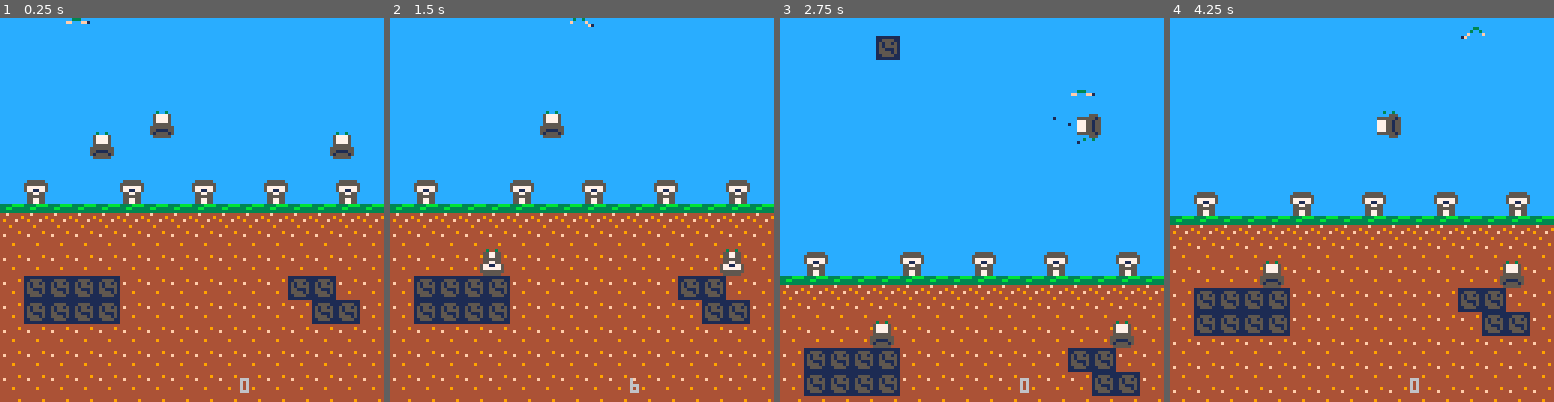
Above: before the commit, frames 1-4 (left to right).
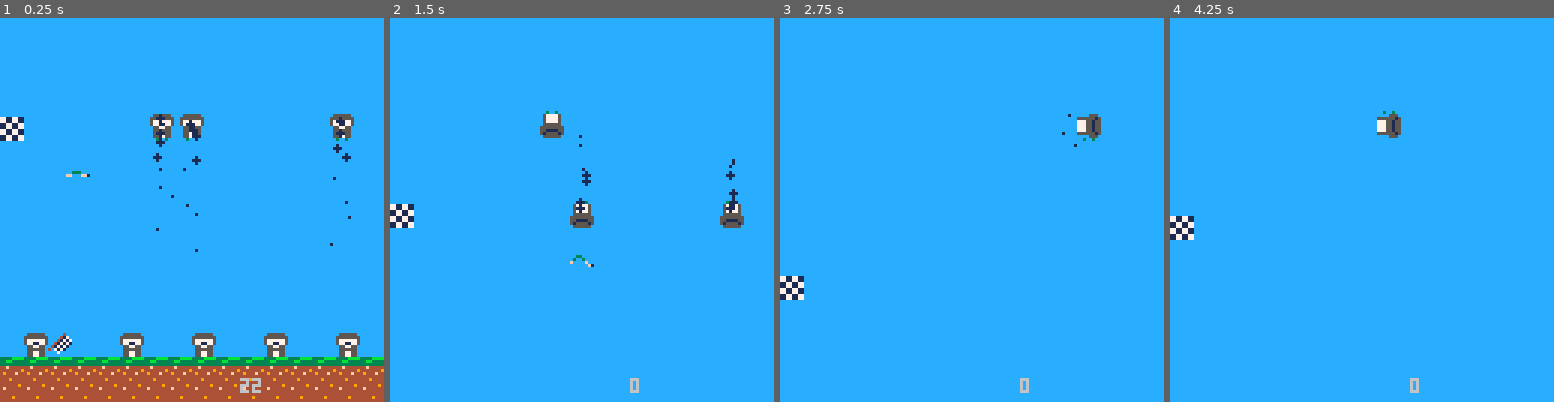
Above: after the commit, the same moments.

Repository: Mastoast/LDJam48
Game: PICO-8 cartridge ld48.p8
The game is run twice, just before and just after one commit, with the same random seed, the same clock (stepped at 60 frames per second) and the same inputs.
Inputs:
- Up to frame 1 (0.25 s): no input
- Up to frame 2 (1.5 s): no input
- Up to frame 3 (2.75 s): hold Right 1.6-2.1 s; hold Up 2.15-2.42 s; hold Right from 2.47 s (still down)
- Up to frame 4 (4.25 s): release Right at 3.03 s; hold Left 3.08-3.58 s; hold Down 3.63-3.97 s; hold Right from 4.02 s (still down)

The runs differ from the first frame. In frame 1, 47% of the frame differs, in the area x 0-100%, y 0-100%; in frame 2, 53%; in frame 3, 35%; in frame 4, 50%.

Commit message:
ADD Paterns

Diff:
--- a/ld48.p8
+++ b/ld48.p8
@@ -141,38 +141,38 @@
 0000000100000000000000000000000000000000000000000000000000000000000000000000000000000000000000000000000000000000000000000000000000000000000000000000000000000000000000000000000000000000000000000000000000000000000000000000000000000000000000000000000000000000
 0000000000000000000000000000000000000000000000000000000000000000000000000000000000000000000000000000000000000000000000000000000000000000000000000000000000000000000000000000000000000000000000000000000000000000000000000000000000000000000000000000000000000000
 __map__
-0000000003000000000000000000000000000000000000000000000000000000000000000000000000000000000000000000000000000000000000000000000000000000000000000000000000000000000000000000000000000000000000000000000000000000000000000000000000000000000000000000000000000000
-0000000000000000000000000000000000000000000000000000000000000000000000000000000000000000000000000000000000000000000000000000000000000000000000000000000000000000000000000000000000000000000000000000000000000000000000000000000000000000000000000000000000000000
-0000000000000000000000000000000000000000000000000000000000000000000000000000000000000000000000000000000000000000000000000000000000000000000000000000000000000000000000000000000000000000000000000000000000000000000000000000000000000000000000000000000000000000
-0000000000000000000000000000000000000000000000000000000000000000000000000000000000000000000000000000000000000000000000000000000000000000000000000000000000000000000000000000000000000000000000000000000000000000000000000000000000000000000000000000000000000000
-0000000000000000000000000000000000000000000000000000000000000000000000000000000000000000000000000000000000000000000000000000000000000000000000000000000000000000000000000000000000000000000000000000000000000000000000000000000000000000000000000000000000000000
-0000000000000000000000000000000000000000000000000000000000000000000000000000000000000000000000000000000000000000000000000000000000000000000000000000000000000000000000000000000000000000000000000000000000000000000000000000000000000000000000000000000000000000
-0000000000000000000000000000000000000000000000000000000000000000000000000000000000000000000000000000000000000000000000000000000000000000000000000000000000000000000000000000000000000000000000000000000000000000000000000000000000000000000000000000000000000000
-0000000000000000000000000000000000000000000000000000000000000000000000000000000000000000000000000000000000000000000000000000000000000000000000000000000000000000000000000000000000000000000000000000000000000000000000000000000000000000000000000000000000000000
-0000000000000000000000000000000000000000000000000000000000000000000000000000000000000000000000000000000000000000000000000000000000000000000000000000000000000000000000000000000000000000000000000000000000000000000000000000000000000000000000000000000000000000
-0010000000100000100000100000100000000000000000000000000000000000000000000000000000000000000000000000000000000000000000000000000000000000000000000000000000000000000000000000000000000000000000000000000000000000000000000000000000000000000000000000000000000000
-0202020202020202020202020202020202000000000000000000000000000000000000000000000000000000000000000000000000000000000000000000000000000000000000000000000000000000000000000000000000000000000000000000000000000000000000000000000000000000000000000000000000000000
-0101010101010101010101010101010101000000000000000000000000000000000000000000000000000000000000000000000000000000000000000000000000000000000000000000000000000000000000000000000000000000000000000000000000000000000000000000000000000000000000000000000000000000
-0101010101010101010101010101010101000000000000000000000000000000000000000000000000000000000000000000000000000000000000000000000000000000000000000000000000000000000000000000000000000000000000000000000000000000000000000000000000000000000000000000000000000000
-0103030303010101010101010303010101000000000000000000000000000000000000000000000000000000000000000000000000000000000000000000000000000000000000000000000000000000000000000000000000000000000000000000000000000000000000000000000000000000000000000000000000000000
-0103030303010101010101010103030101000000000000000000000000000000000000000000000000000000000000000000000000000000000000000000000000000000000000000000000000000000000000000000000000000000000000000000000000000000000000000000000000000000000000000000000000000000
-0101010101010101010101010101010101000000000000000000000000000000000000000000000000000000000000000000000000000000000000000000000000000000000000000000000000000000000000000000000000000000000000000000000000000000000000000000000000000000000000000000000000000000
-0101010101010101010101010101010101000000000000000000000000000000000000000000000000000000000000000000000000000000000000000000000000000000000000000000000000000000000000000000000000000000000000000000000000000000000000000000000000000000000000000000000000000000
-0101010101010101010101010101010101000000000000000000000000000000000000000000000000000000000000000000000000000000000000000000000000000000000000000000000000000000000000000000000000000000000000000000000000000000000000000000000000000000000000000000000000000000
-0101010101010101010101010101010101000000000000000000000000000000000000000000000000000000000000000000000000000000000000000000000000000000000000000000000000000000000000000000000000000000000000000000000000000000000000000000000000000000000000000000000000000000
-0101010101010101010101010101010101000000000000000000000000000000000000000000000000000000000000000000000000000000000000000000000000000000000000000000000000000000000000000000000000000000000000000000000000000000000000000000000000000000000000000000000000000000
-0101010101010101010101010101010101000000000000000000000000000000000000000000000000000000000000000000000000000000000000000000000000000000000000000000000000000000000000000000000000000000000000000000000000000000000000000000000000000000000000000000000000000000
-0101010101010101010101010101010101000000000000000000000000000000000000000000000000000000000000000000000000000000000000000000000000000000000000000000000000000000000000000000000000000000000000000000000000000000000000000000000000000000000000000000000000000000
-0101010101010101010101010101010101000000000000000000000000000000000000000000000000000000000000000000000000000000000000000000000000000000000000000000000000000000000000000000000000000000000000000000000000000000000000000000000000000000000000000000000000000000
-0101010101010101010101010101010101000000000000000000000000000000000000000000000000000000000000000000000000000000000000000000000000000000000000000000000000000000000000000000000000000000000000000000000000000000000000000000000000000000000000000000000000000000
-0101010101010101010101010101010101000000000000000000000000000000000000000000000000000000000000000000000000000000000000000000000000000000000000000000000000000000000000000000000000000000000000000000000000000000000000000000000000000000000000000000000000000000
-0101010101010101010101010101010101000000000000000000000000000000000000000000000000000000000000000000000000000000000000000000000000000000000000000000000000000000000000000000000000000000000000000000000000000000000000000000000000000000000000000000000000000000
-0101010101010101010101010101010101000000000000000000000000000000000000000000000000000000000000000000000000000000000000000000000000000000000000000000000000000000000000000000000000000000000000000000000000000000000000000000000000000000000000000000000000000000
-0101010101010101010101010101010101000000000000000000000000000000000000000000000000000000000000000000000000000000000000000000000000000000000000000000000000000000000000000000000000000000000000000000000000000000000000000000000000000000000000000000000000000000
-0101010101010101010101010101010101000000000000000000000000000000000000000000000000000000000000000000000000000000000000000000000000000000000000000000000000000000000000000000000000000000000000000000000000000000000000000000000000000000000000000000000000000000
-0101010101010101010101010101010101000000000000000000000000000000000000000000000000000000000000000000000000000000000000000000000000000000000000000000000000000000000000000000000000000000000000000000000000000000000000000000000000000000000000000000000000000000
-0101010101010101010101010101010101000000000000000000000000000000000000000000000000000000000000000000000000000000000000000000000000000000000000000000000000000000000000000000000000000000000000000000000000000000000000000000000000000000000000000000000000000000
-0101010101010101010101010101010101000000000000000000000000000000000000000000000000000000000000000000000000000000000000000000000000000000000000000000000000000000000000000000000000000000000000000000000000000000000000000000000000000000000000000000000000000000
+0400000000000000000000000000000004010101010101010101010101010103000000000000000000000000000000000000000000000000000000000000000000000000000000000000000000000000000000000000000000000000000000000000000000000000000000000000000000000000000000000000000000000000
+0000000000000000000000000000000001010101010101010101010101010103000000000000000000000000000000000000000000000000000000000000000000000000000000000000000000000000000000000000000000000000000000000000000000000000000000000000000000000000000000000000000000000000
+0000000000000000000000000000000003030301010303030101030303010103000000000000000000000000000000000000000000000000000000000000000000000000000000000000000000000000000000000000000000000000000000000000000000000000000000000000000000000000000000000000000000000000
+0000000000000000000000000000000001010101010101010101010101010101000000000000000000000000000000000000000000000000000000000000000000000000000000000000000000000000000000000000000000000000000000000000000000000000000000000000000000000000000000000000000000000000
+0000000000000000000000000000000001010101010101010101010101010101000000000000000000000000000000000000000000000000000000000000000000000000000000000000000000000000000000000000000000000000000000000000000000000000000000000000000000000000000000000000000000000000
+0000000000000000000000000000000001010101010101010101010101010103000000000000000000000000000000000000000000000000000000000000000000000000000000000000000000000000000000000000000000000000000000000000000000000000000000000000000000000000000000000000000000000000
+0000000000000000000000000000000001010101030303030301010101030303000000000000000000000000000000000000000000000000000000000000000000000000000000000000000000000000000000000000000000000000000000000000000000000000000000000000000000000000000000000000000000000000
+0000000000000000000000000000000001010101010101010101010101010103000000000000000000000000000000000000000000000000000000000000000000000000000000000000000000000000000000000000000000000000000000000000000000000000000000000000000000000000000000000000000000000000
+0000000000000000000000000000000001010101010101010101010101010101000000000000000000000000000000000000000000000000000000000000000000000000000000000000000000000000000000000000000000000000000000000000000000000000000000000000000000000000000000000000000000000000
+0010050000100000100000100000100001010101010101010101010101010101000000000000000000000000000000000000000000000000000000000000000000000000000000000000000000000000000000000000000000000000000000000000000000000000000000000000000000000000000000000000000000000000
+0202020202020202020202020202020203030303010101010103030301010103000000000000000000000000000000000000000000000000000000000000000000000000000000000000000000000000000000000000000000000000000000000000000000000000000000000000000000000000000000000000000000000000
+0101010101010101010101010101010101010101010101010101010101010103000000000000000000000000000000000000000000000000000000000000000000000000000000000000000000000000000000000000000000000000000000000000000000000000000000000000000000000000000000000000000000000000
+0101010101010101010101010101010101010101010101010101010101010103000000000000000000000000000000000000000000000000000000000000000000000000000000000000000000000000000000000000000000000000000000000000000000000000000000000000000000000000000000000000000000000000
+0101010101010101010101010101010101010101010101010101010101010101000000000000000000000000000000000000000000000000000000000000000000000000000000000000000000000000000000000000000000000000000000000000000000000000000000000000000000000000000000000000000000000000
+0101010101010101010101010101010101010101010101010101010101010101000000000000000000000000000000000000000000000000000000000000000000000000000000000000000000000000000000000000000000000000000000000000000000000000000000000000000000000000000000000000000000000000
+0101010101010101010101010101010101010101010101010101010101010103000000000000000000000000000000000000000000000000000000000000000000000000000000000000000000000000000000000000000000000000000000000000000000000000000000000000000000000000000000000000000000000000
+0401010101010101010101010101010104010101010101010101010101010101000000000000000000000000000000000000000000000000000000000000000000000000000000000000000000000000000000000000000000000000000000000000000000000000000000000000000000000000000000000000000000000000
+0101010101010101010101010101010101010101010101010101010101010101000000000000000000000000000000000000000000000000000000000000000000000000000000000000000000000000000000000000000000000000000000000000000000000000000000000000000000000000000000000000000000000000
+0101010101010101010101010101010103030101010101010101010101010101000000000000000000000000000000000000000000000000000000000000000000000000000000000000000000000000000000000000000000000000000000000000000000000000000000000000000000000000000000000000000000000000
+0101010101010101010101010101010103030101010101010101010101010101000000000000000000000000000000000000000000000000000000000000000000000000000000000000000000000000000000000000000000000000000000000000000000000000000000000000000000000000000000000000000000000000
+0101010101010101010101010101010103030101010101010101010101010101000000000000000000000000000000000000000000000000000000000000000000000000000000000000000000000000000000000000000000000000000000000000000000000000000000000000000000000000000000000000000000000000
+0101010101010101010101010101010103030101010101010101010101010101000000000000000000000000000000000000000000000000000000000000000000000000000000000000000000000000000000000000000000000000000000000000000000000000000000000000000000000000000000000000000000000000
+0101010101010101010101010101010101010101010101010101010101010101000000000000000000000000000000000000000000000000000000000000000000000000000000000000000000000000000000000000000000000000000000000000000000000000000000000000000000000000000000000000000000000000
+0101010101010101010101010101010101010101010101010101010101010101000000000000000000000000000000000000000000000000000000000000000000000000000000000000000000000000000000000000000000000000000000000000000000000000000000000000000000000000000000000000000000000000
+0101010101010101010101010101010101010101010101010101010101010101000000000000000000000000000000000000000000000000000000000000000000000000000000000000000000000000000000000000000000000000000000000000000000000000000000000000000000000000000000000000000000000000
+0101010101010101010101010101010101010101010101010101010101010101000000000000000000000000000000000000000000000000000000000000000000000000000000000000000000000000000000000000000000000000000000000000000000000000000000000000000000000000000000000000000000000000
+0101010101010101010101010101010101010101010101010101010101010101000000000000000000000000000000000000000000000000000000000000000000000000000000000000000000000000000000000000000000000000000000000000000000000000000000000000000000000000000000000000000000000000
+0101010101010101010101010101010101010101010101010101010101010101000000000000000000000000000000000000000000000000000000000000000000000000000000000000000000000000000000000000000000000000000000000000000000000000000000000000000000000000000000000000000000000000
+0101010101010101010101010101010101010101010101010101010101010101000000000000000000000000000000000000000000000000000000000000000000000000000000000000000000000000000000000000000000000000000000000000000000000000000000000000000000000000000000000000000000000000
+0101010101010101010101010101010101010101010101010101010101010101000000000000000000000000000000000000000000000000000000000000000000000000000000000000000000000000000000000000000000000000000000000000000000000000000000000000000000000000000000000000000000000000
+0101010101010101010101010101010101010101010101010101010101010101000000000000000000000000000000000000000000000000000000000000000000000000000000000000000000000000000000000000000000000000000000000000000000000000000000000000000000000000000000000000000000000000
+0101010101010101010101010101010101010101010101010101010101010101000000000000000000000000000000000000000000000000000000000000000000000000000000000000000000000000000000000000000000000000000000000000000000000000000000000000000000000000000000000000000000000000
 
 
 
--- a/levels.lua
+++ b/levels.lua
@@ -0,0 +1,4 @@
+function init_race()
+    race_length = 4
+    patterns = {0, 4, 5, 6}
+end
--- a/main.lua
+++ b/main.lua
@@ -15,7 +15,7 @@
     current_player.get_input = ply_input
     current_player.is_player = true
     create(mole, 110, 50)
-    create(mole, 30, 50)
+    create(mole, 60, 50)
 end
 
 function _update()
@@ -47,6 +47,7 @@
     end
 
     map(0, 0, 0, 0, 16, 64)
+    --map(16, 0, 0, 0, 16, 16)
 
     for o in all(objects) do
         o:draw()
--- a/mole.lua
+++ b/mole.lua
@@ -14,6 +14,9 @@
 -- TODO SFXs
 function mole.init(self)
     self.get_input = cpu_input
+    self.speed_y = -10
+    self.state = 2
+    self.recovery = 30
 end
 
 -- States
Not shown, changed: 40 lines of the sprite sheet (__gfx__) section of ld48.p8
